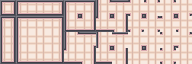
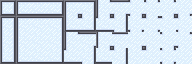
Layer changes from the first 192px x 64px image to the second:
painted on "Outline 1" (2nd of 2, in "On") over box(2, 0, 192, 64)
painted on "Layer 1" (2nd of 2, in "On") over box(2, 0, 192, 64)
showed "Background" over box(2, 0, 192, 64)
